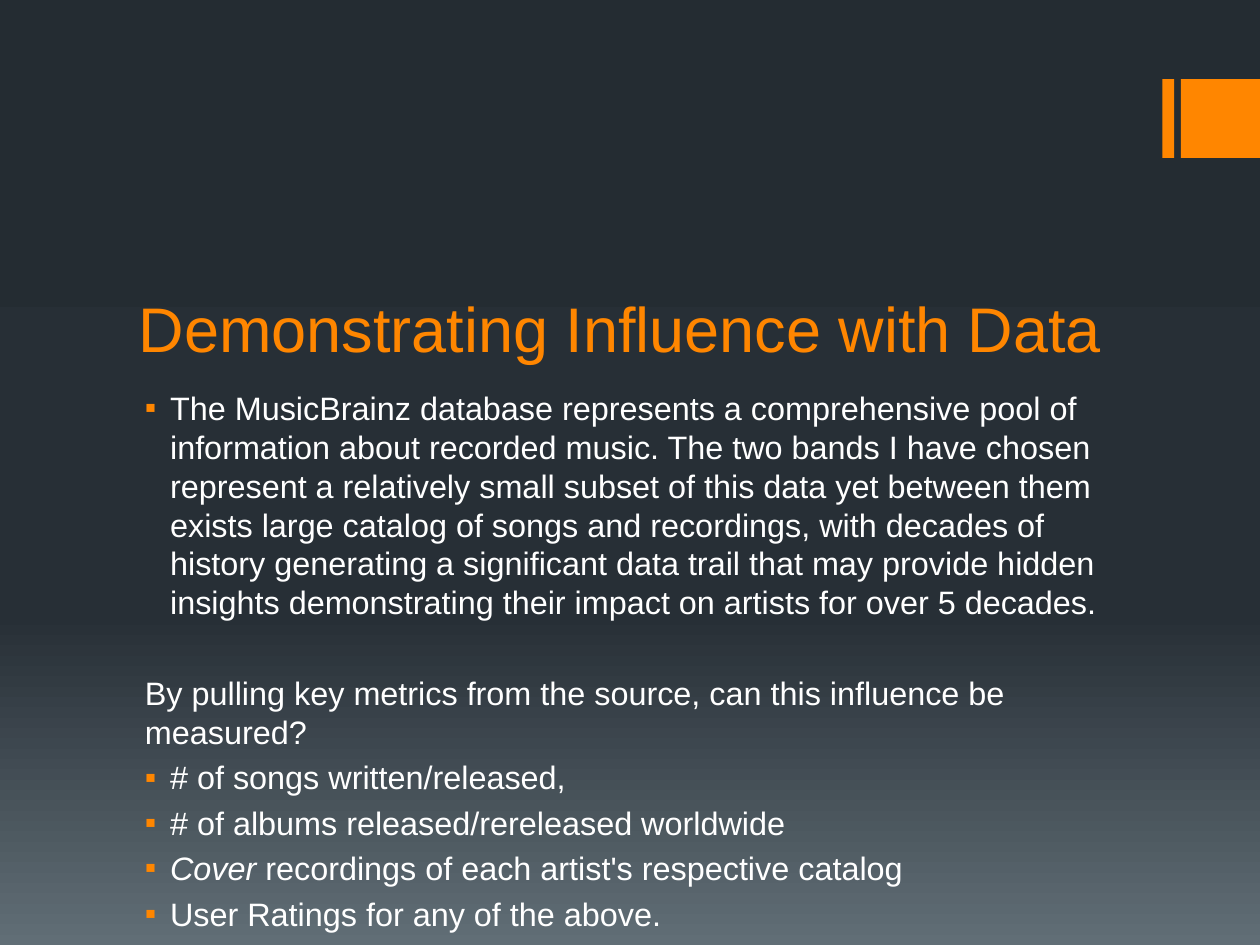
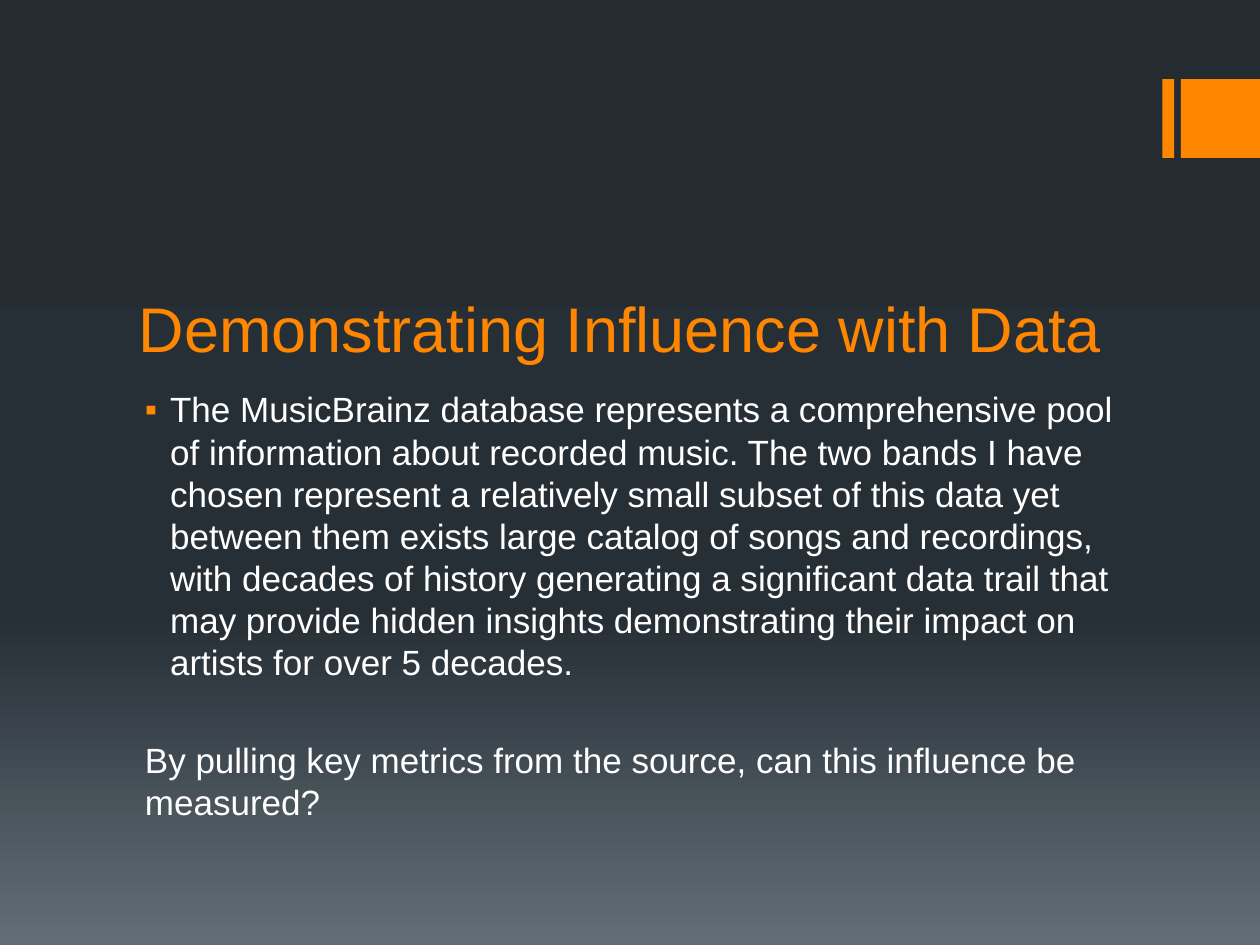
Before and after one commit to maxrose61/GA_DS, a slide deck: slide 3 of FInal_Project/FirstPresentation.pptx. Drawn at 1260x945 pixels with LibreOffice and Linux fonts; fonts in the diff are those of the drawing. Boxes give left, top, right and bottom in pixels: in the first picture for what was removed or moved away, otherwise in the second. Text is boxed around its words. In the diff, an @@ line names an element or a change of style, - is before the commit and + after.

```diff
--- a/FInal_Project/FirstPresentation.pptx
+++ b/FInal_Project/FirstPresentation.pptx
@@ text "The MusicBrainz database represents a ..." at (x1=145, y1=396, x2=1112, y2=816): size 18.5 to 20 pt @@
@@ text at (x1=170, y1=765, x2=902, y2=886): paragraphs removed @@
-▪ # of songs written/released,
-▪ # of albums released/rereleased worldwide
-▪ Cover recordings of each artist's respective catalog
-▪ User Ratings for any of the above.
```
Also in this commit, not shown: 4 other slides changed, 2 slides added, 10 other files.
